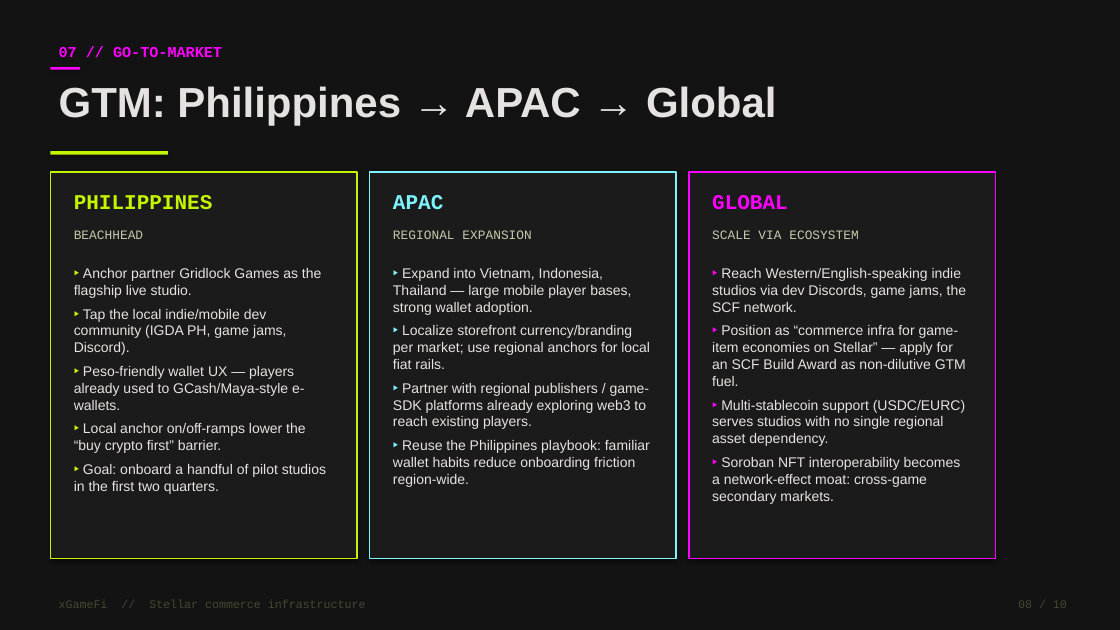
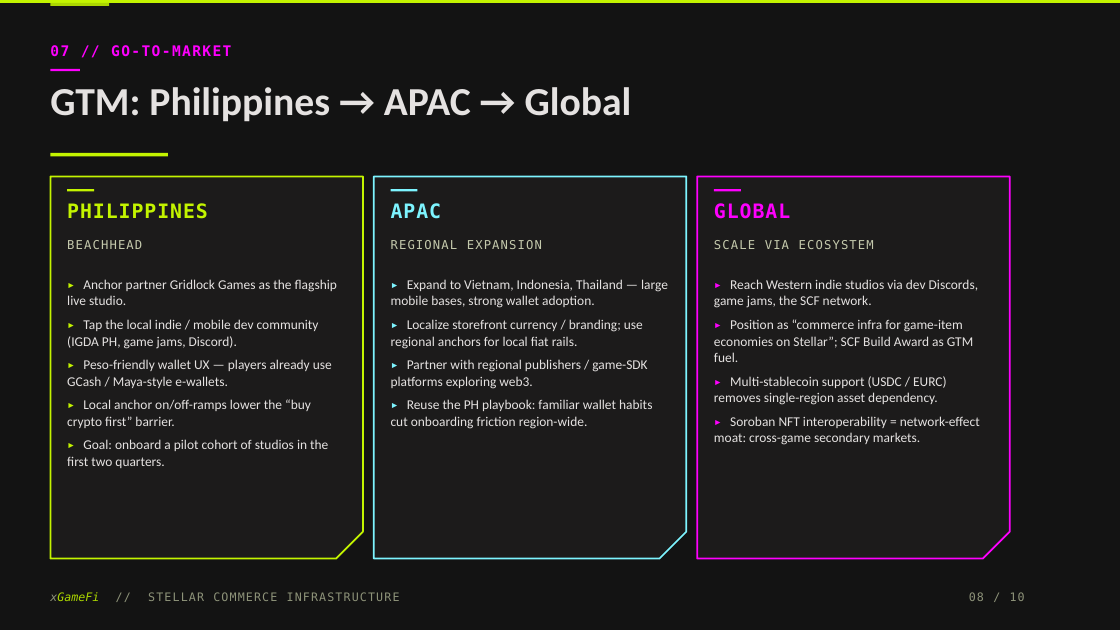
Before and after one commit to christian-manalang/xgamefi, a slide deck: slide 8 of docs/pitch-deck-v3.pptx. Drawn at 1120x630 pixels with LibreOffice and Linux fonts; fonts in the diff are those of the drawing. Boxes give left, top, right and bottom in pixels: in the first picture for what was removed or moved away, otherwise in the second. Text is boxed around its words. In the diff, an @@ line names an element or a change of style, - is before the commit and + after.

```diff
--- a/docs/pitch-deck-v3.pptx
+++ b/docs/pitch-deck-v3.pptx
@@ rectangle added at (0, 0, 1120, 3), fill #C3F400 @@
@@ rectangle added at (50, 3, 109, 5), fill #ABD600 @@
@@ text "07 // GO-TO-MARKET" at (50, 45, 231, 57): size 13 to 12.5 pt, font Courier New to DejaVu Sans Mono, letter spacing 0 to 1.2 pt @@
@@ text "GTM: Philippines → APAC → ..." at (50, 87, 632, 122): size 36 to 34 pt, font Arial to Calibri @@
@@ rectangle at (50, 69, 80, 71): shadow off @@
@@ rectangle at (50, 153, 168, 156): shadow off @@
@@ rectangle removed at (50, 172, 357, 559) @@
@@ freeform shape added at (50, 176, 363, 559), fill #1C1B1B, outline #C3F400 1.5 pt @@
@@ rectangle removed at (370, 172, 676, 559) @@
@@ freeform shape added at (374, 176, 686, 559), fill #1C1B1B, outline #7DF4FF 1.5 pt @@
@@ rectangle removed at (689, 172, 996, 559) @@
@@ freeform shape added at (697, 176, 1010, 559), fill #1C1B1B, outline #FE00FE 1.5 pt @@
@@ text "PHILIPPINES": place and size @@
-text "PHILIPPINES" at (74, 195, 213, 209)
+text "PHILIPPINES" at (67, 203, 208, 219)
@@ rectangle added at (67, 189, 94, 192), fill #C3F400 @@
@@ text "APAC": place and size @@
-text "APAC" at (393, 195, 443, 210)
+text "APAC" at (391, 203, 442, 219)
@@ rectangle added at (391, 189, 418, 192), fill #7DF4FF @@
@@ size 18 to 17 pt, font Courier New to DejaVu Sans Mono, letter spacing 0 to 0.8 pt in 3 elements at (67, 203, 208, 219), (391, 203, 442, 219), (714, 203, 790, 219) @@
@@ text "GLOBAL": place and size @@
-text "GLOBAL" at (712, 195, 788, 209)
+text "GLOBAL" at (714, 203, 790, 219)
@@ rectangle added at (714, 189, 741, 192), fill #FE00FE @@
@@ text "BEACHHEAD": place and size @@
-text "BEACHHEAD" at (74, 230, 143, 239)
+text "BEACHHEAD" at (67, 240, 142, 249)
@@ text "REGIONAL EXPANSION": place and size @@
-text "REGIONAL EXPANSION" at (393, 230, 531, 239)
+text "REGIONAL EXPANSION" at (391, 240, 542, 249)
@@ size 11 to 10.5 pt, font Courier New to DejaVu Sans Mono, letter spacing 0 to 1 pt in 3 elements at (67, 240, 142, 249), (391, 240, 542, 249), (714, 240, 874, 249) @@
@@ text "SCALE VIA ECOSYSTEM": place and size @@
-text "SCALE VIA ECOSYSTEM" at (712, 230, 858, 239)
+text "SCALE VIA ECOSYSTEM" at (714, 240, 874, 249)
@@ text at (67, 279, 337, 468): text changed; size 12 to 11.5 pt; font Arial to Calibri @@
-‣ Anchor partner Gridlock Games as the flagship live studio.
-‣ Tap the local indie/mobile dev community (IGDA PH, game jams, Discord).
-‣ Peso-friendly wallet UX — players already used to GCash/Maya-style e-wallets.
-‣ Local anchor on/off-ramps lower the “buy crypto first” barrier.
-‣ Goal: onboard a handful of pilot studios in the first two quarters.
+▸ Anchor partner Gridlock Games as the flagship live studio.
+▸ Tap the local indie / mobile dev community (IGDA PH, game jams, Discord).
+▸ Peso-friendly wallet UX — players already use GCash / Maya-style e-wallets.
+▸ Local anchor on/off-ramps lower the “buy crypto first” barrier.
+▸ Goal: onboard a pilot cohort of studios in the first two quarters.
@@ text at (391, 279, 668, 429): text changed; size 12 to 11.5 pt; font Arial to Calibri @@
-‣ Expand into Vietnam, Indonesia, Thailand — large mobile player bases, strong wallet adoption.
-‣ Localize storefront currency/branding per market; use regional anchors for local fiat rails.
-‣ Partner with regional publishers / game-SDK platforms already exploring web3 to reach existing players.
-‣ Reuse the Philippines playbook: familiar wallet habits reduce onboarding friction region-wide.
+▸ Expand to Vietnam, Indonesia, Thailand — large mobile bases, strong wallet adoption.
+▸ Localize storefront currency / branding; use regional anchors for local fiat rails.
+▸ Partner with regional publishers / game-SDK platforms exploring web3.
+▸ Reuse the PH playbook: familiar wallet habits cut onboarding friction region-wide.
@@ text at (714, 279, 980, 445): text changed; size 12 to 11.5 pt; font Arial to Calibri @@
-‣ Reach Western/English-speaking indie studios via dev Discords, game jams, the SCF network.
-‣ Position as “commerce infra for game-item economies on Stellar” — apply for an SCF Build Award as non-dilutive GTM fuel.
-‣ Multi-stablecoin support (USDC/EURC) serves studios with no single regional asset dependency.
-‣ Soroban NFT interoperability becomes a network-effect moat: cross-game secondary markets.
+▸ Reach Western indie studios via dev Discords, game jams, the SCF network.
+▸ Position as “commerce infra for game-item economies on Stellar”; SCF Build Award as GTM fuel.
+▸ Multi-stablecoin support (USDC / EURC) removes single-region asset dependency.
+▸ Soroban NFT interoperability = network-effect moat: cross-game secondary markets.
@@ text at (50, 592, 400, 601): text changed; font Courier New to DejaVu Sans Mono; text colour #444933 to #8E9379 @@
-xGameFi // Stellar commerce infrastructure
+xGameFi // STELLAR COMMERCE INFRASTRUCTURE
@@ text "08 / 10": place and size @@
-text "08 / 10" at (1018, 600, 1067, 608)
+text "08 / 10" at (969, 592, 1025, 601)
@@ text "08 / 10" at (969, 592, 1025, 601): font Courier New to DejaVu Sans Mono, text colour #444933 to #8E9379, letter spacing 0 to 1 pt @@
```
Also in this commit, not shown: 9 other slides changed.
